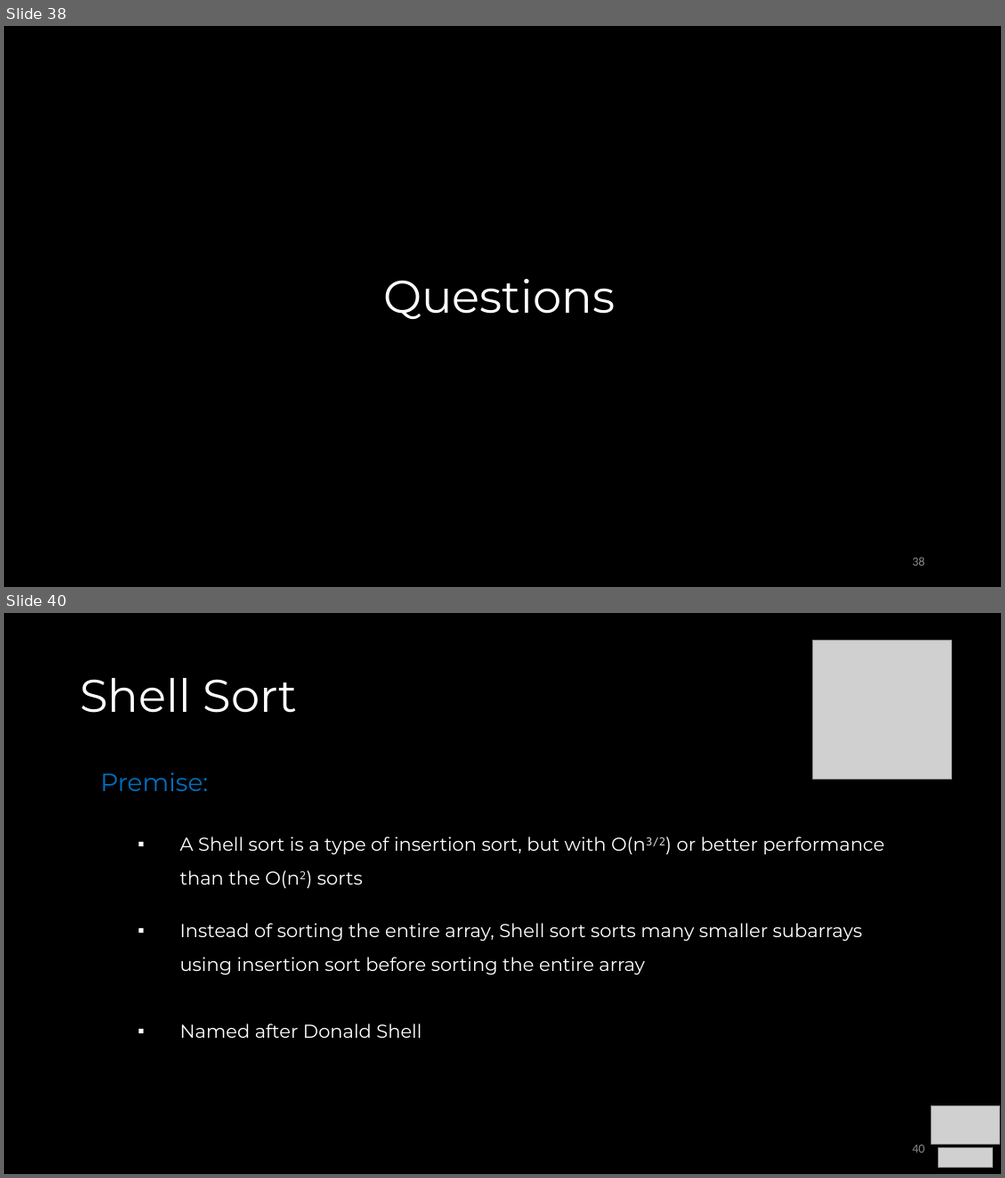
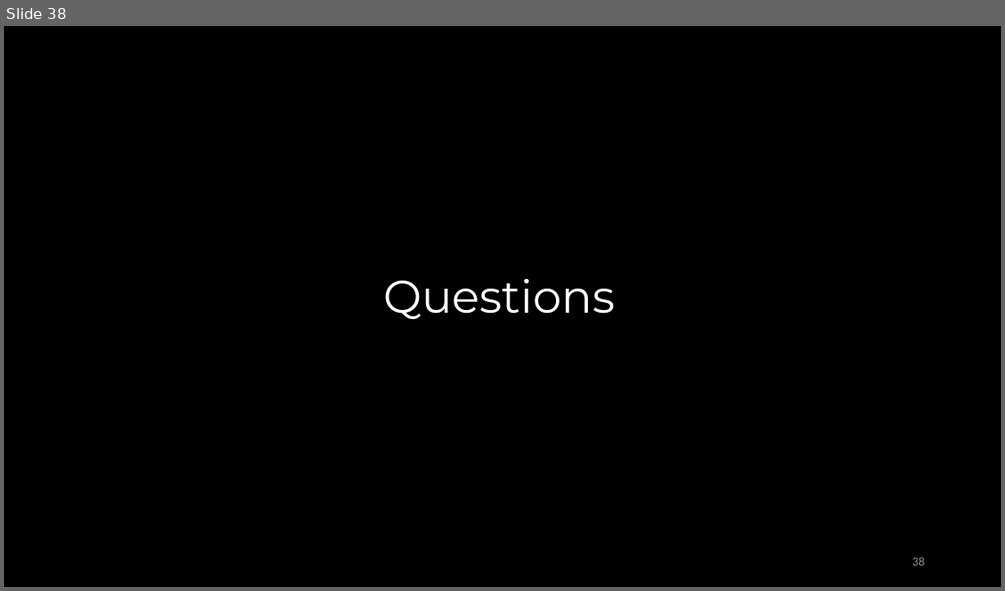
Before and after one commit to COP3530/Instructional-Content, a slide deck: Slides/Slides-PPT/6 - Sorting.pptx. Shown one above the other, each under a label of ours: slides 38 and 40 before the commit, slide 38 after it; the slides between them are not shown. The pictures are 1005x1178 and 1005x591 pixels, drawn with LibreOffice and Linux fonts; fonts in the diff are those of the drawing; grey boxes stand for pictures. Boxes give left, top, right and bottom in pixels: in the first picture for what was removed or moved away, otherwise in the second. Text is boxed around its words. In the diff, an @@ line names an element or a change of style, - is before the commit and + after.

Commit message:
sorting updates

```diff
--- a/Slides/Slides-PPT/6 - Sorting.pptx
+++ b/Slides/Slides-PPT/6 - Sorting.pptx
@@ slide 40 removed at <box>4,613,1001,1174</box>, background #000000 @@
@@ picture removed at <box>812,640,952,779</box> @@
@@ title removed at <box>80,678,298,713</box> @@
-Shell Sort
@@ text removed at <box>100,772,884,1038</box> @@
-Premise:
-  ▪ A Shell sort is a type of insertion sort, but with O(n3/2) or better performance than the O(n2) sorts
-  ▪ Instead of sorting the entire array, Shell sort sorts many smaller subarrays using insertion sort before sorting the entire array
-  ▪ Named after Donald Shell
@@ picture removed at <box>931,1106,1000,1144</box> @@
@@ page number removed at <box>912,1144,924,1152</box> @@
-40
@@ picture removed at <box>938,1148,993,1167</box> @@
```
Also in this commit, not shown: 2 slides changed, 34 other slides removed.
